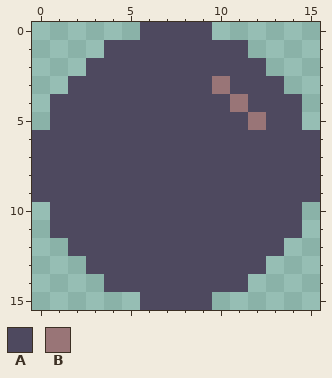
Pixel-art file, stored at object/oxygen_bubble.aseprite. This is how it looked before the edit.
16x16 pixels, 1 frame.
Palette (. is transparent): A #4e495f  B #997577
Pixels before, first column x 0:
 0 ......AAAA......
 1 ....AAAAAAAA....
 2 ...AAAAAAAAAA...
 3 ..AAAAAAAABAAA..
 4 .AAAAAAAAAABAAA.
 5 .AAAAAAAAAAABAA.
 6 AAAAAAAAAAAAAAAA
 7 AAAAAAAAAAAAAAAA
 8 AAAAAAAAAAAAAAAA
 9 AAAAAAAAAAAAAAAA
10 .AAAAAAAAAAAAAA.
11 .AAAAAAAAAAAAAA.
12 ..AAAAAAAAAAAA..
13 ...AAAAAAAAAA...
14 ....AAAAAAAA....
15 ......AAAA......
The same view after the edit:
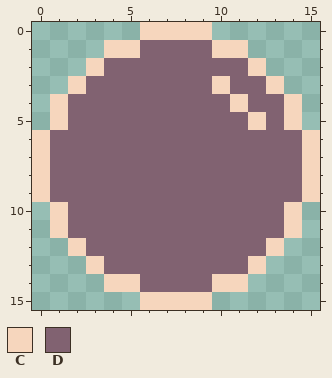
Colours new in this view: C #f6d6bd  D #816271
Commit: Make oxygen bubble sprite higher contrast
Edits made:
Changed rows in their new state; - is an unchanged pixel.
first column x 0:
 0 ------CCCC------
 1 ----CCDDDDCC----
 2 ---CDDDDDDDDC---
 3 --CDDDDDDDCDDC--
 4 -CDDDDDDDDDCDDC-
 5 -CDDDDDDDDDDCDC-
 6 CDDDDDDDDDDDDDDC
 7 CDDDDDDDDDDDDDDC
 8 CDDDDDDDDDDDDDDC
 9 CDDDDDDDDDDDDDDC
10 -CDDDDDDDDDDDDC-
11 -CDDDDDDDDDDDDC-
12 --CDDDDDDDDDDC--
13 ---CDDDDDDDDC---
14 ----CCDDDDCC----
15 ------CCCC------
Where, in picture pixels (left, top, right, bottom), the same in both pictures:
changed: (32, 22, 320, 310)
